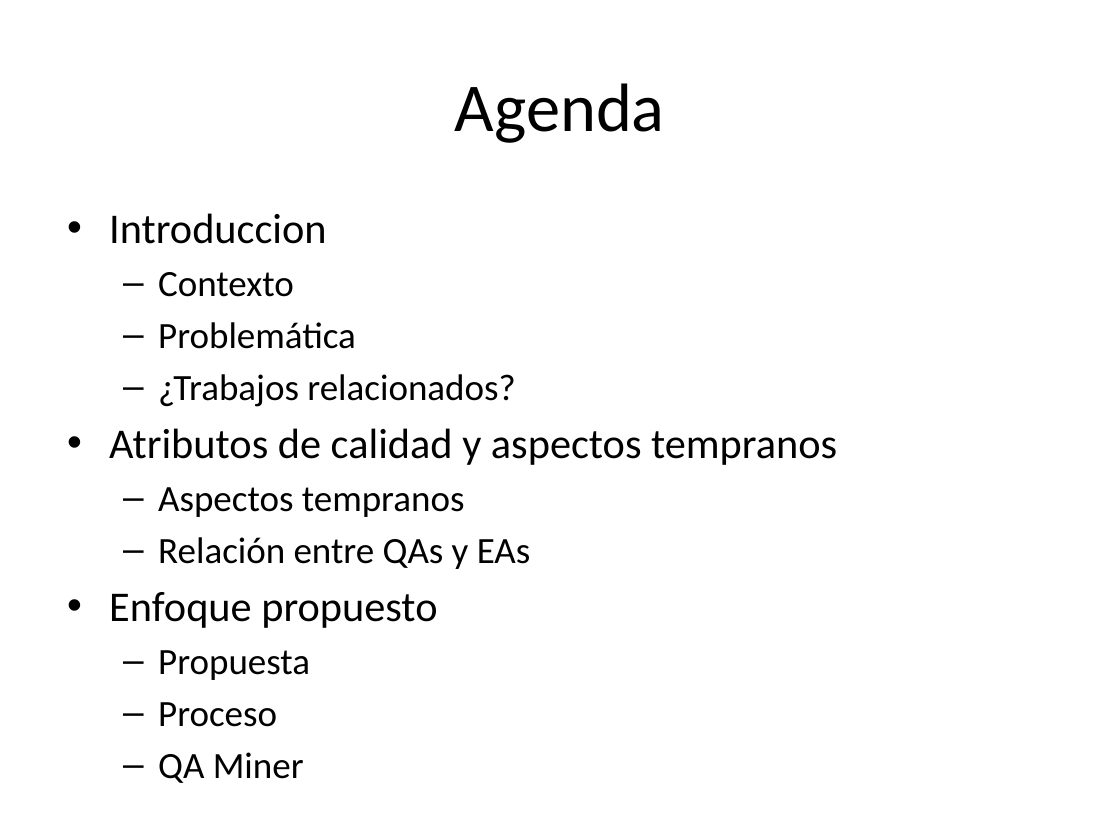
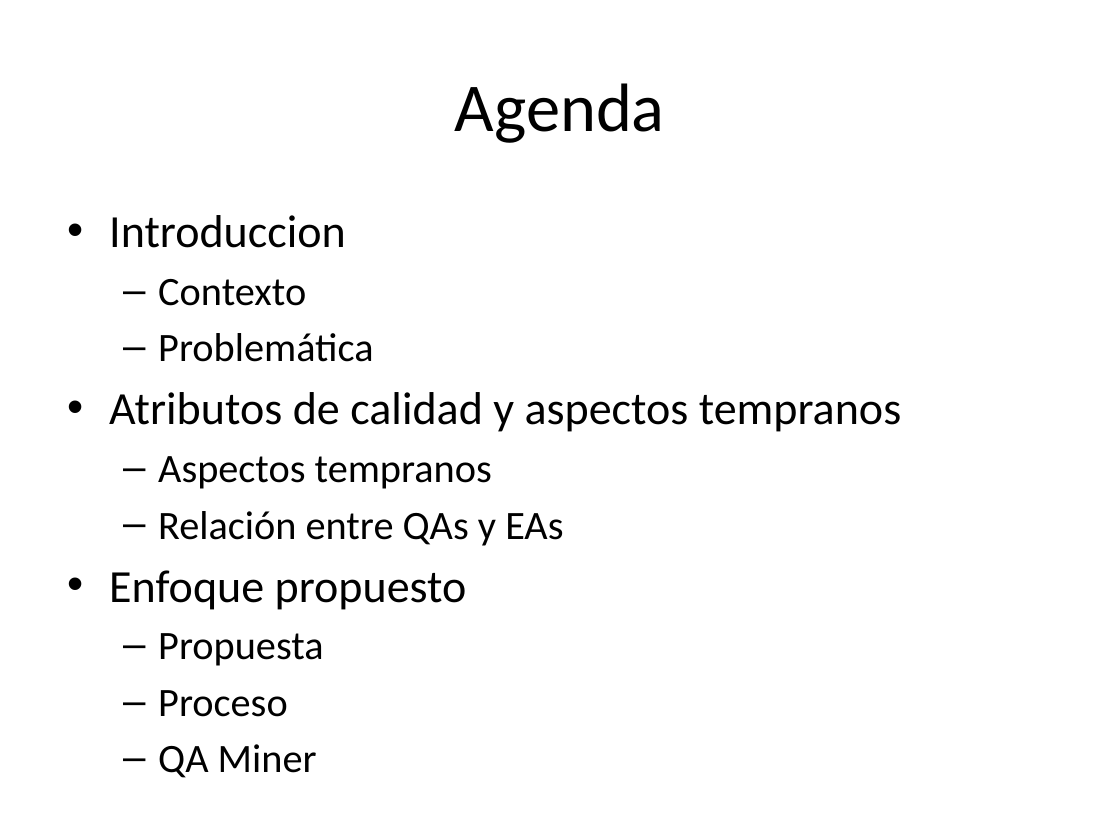
Before and after one commit to alejandrorago/qatesis2, a slide deck: slide 2 of Capitulos Finales/filiminasPeladas.pptx. Drawn at 1120x840 pixels with LibreOffice and Linux fonts; fonts in the diff are those of the drawing. Boxes give left, top, right and bottom in pixels: in the first picture for what was removed or moved away, otherwise in the second. Text is boxed around its words. In the diff, an @@ line names an element or a change of style, - is before the commit and + after.

```diff
--- a/Capitulos Finales/filiminasPeladas.pptx
+++ b/Capitulos Finales/filiminasPeladas.pptx
@@ text "Introduccion" at (x1=109, y1=215, x2=901, y2=717): size 27.2 to 29.6 pt in "Introduccion", "Atributos de calidad y aspectos tempranos", "Enfoque propuesto"; size 23.8 to 25.9 pt in "Contexto", "Problemática", "Aspectos tempranos", "Relación entre QAs y EAs" and 3 more places @@
@@ text at (x1=158, y1=374, x2=515, y2=407): paragraph removed @@
-  – ¿Trabajos relacionados?
```
Also in this commit, not shown: 4 other slides changed, 12 slides added, 2 slides removed.
